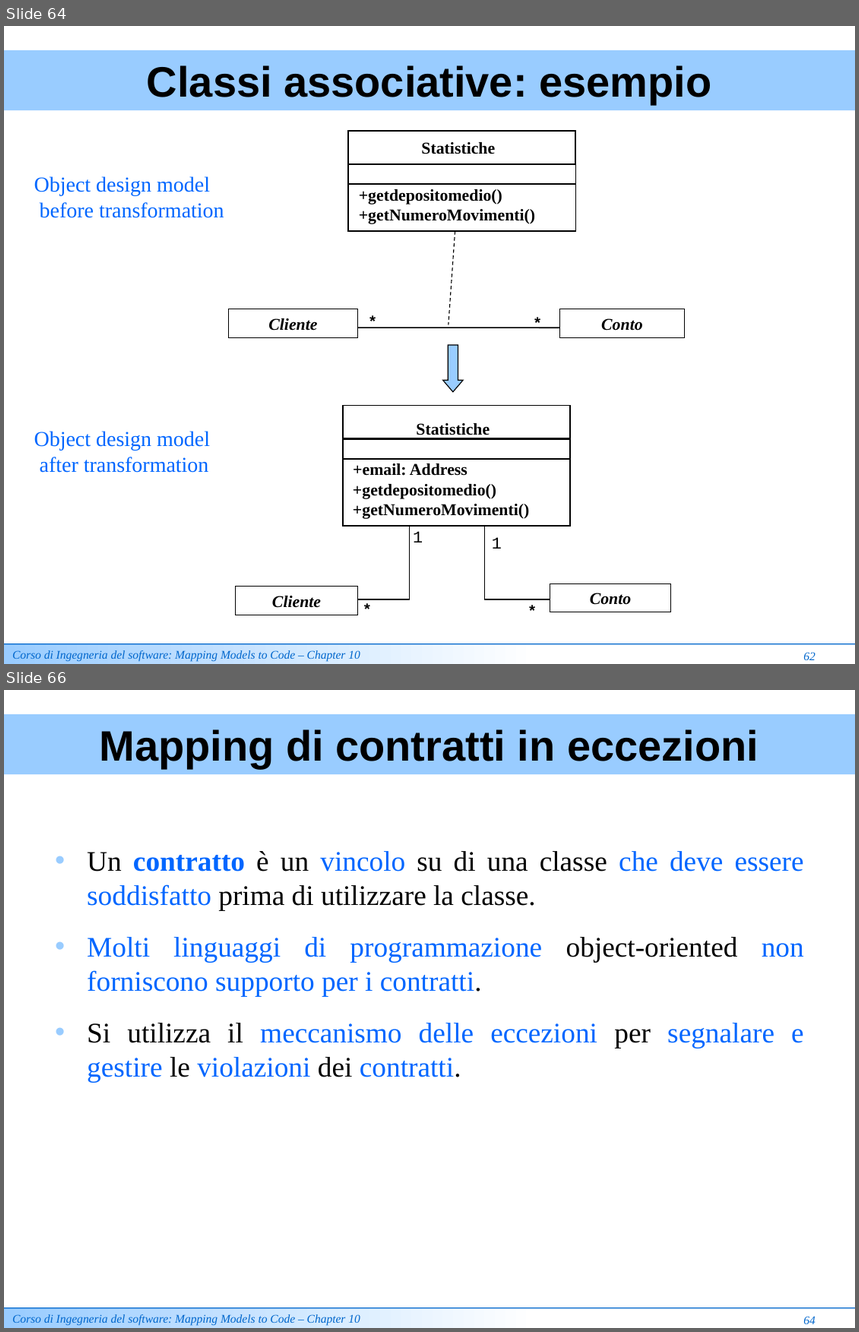
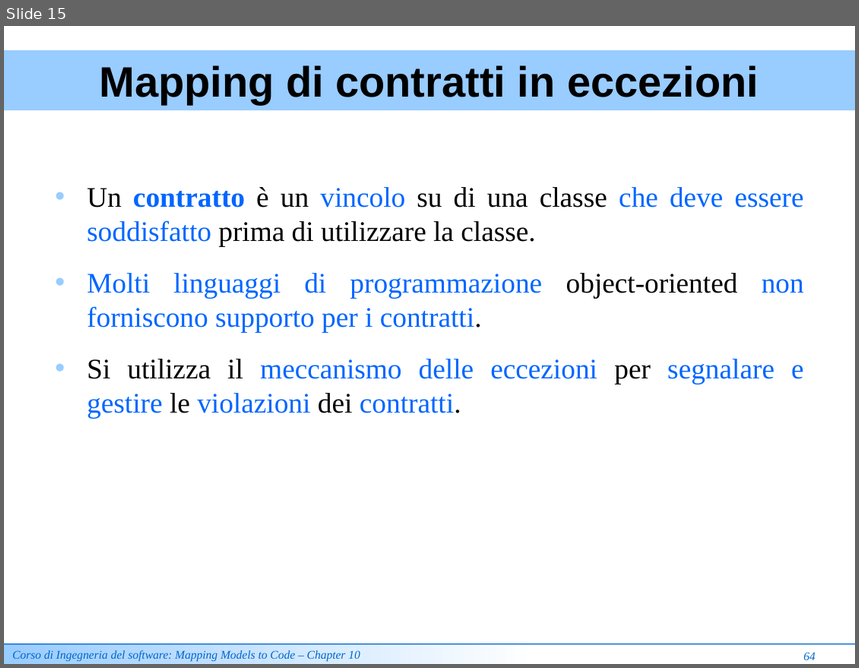
Before and after one commit to ammirate/at-silo, a slide deck: documenti_comuni/Lezione Mapping Models To Code [Review].ppt. Shown one above the other, each under a label of ours: slides 64 and 66 before the commit, slide 15 after it; the slides between them are not shown. The pictures are 859x1332 and 859x668 pixels, drawn with LibreOffice and Linux fonts; fonts in the diff are those of the drawing. Boxes give left, top, right and bottom in pixels: in the first picture for what was removed or moved away, otherwise in the second. Text is boxed around its words. In the diff, an @@ line names an element or a change of style, - is before the commit and + after.

```diff
--- a/documenti_comuni/Lezione Mapping Models To Code [Review].ppt
+++ b/documenti_comuni/Lezione Mapping Models To Code [Review].ppt
@@ slide 64 removed at box(4, 26, 855, 664), background #FFFFFF @@
@@ rectangle removed at box(4, 50, 855, 110) @@
-Classi associative: esempio
@@ rectangle removed at box(348, 131, 576, 164) @@
@@ text removed at box(421, 142, 495, 154) @@
-Statistiche
@@ text removed at box(34, 176, 224, 218) @@
-Object design model
-before transformation
@@ rectangle removed at box(349, 165, 576, 185) @@
@@ rectangle removed at box(349, 184, 576, 231) @@
@@ text removed at box(359, 189, 535, 224) @@
-+getdepositomedio()
-+getNumeroMovimenti()
@@ line removed from (455, 231) to (449, 325) @@
@@ rectangle removed at box(229, 309, 358, 338) @@
-Cliente
@@ text removed at box(368, 312, 378, 331) @@
-*
@@ text removed at box(534, 314, 543, 332) @@
-*
@@ rectangle removed at box(560, 309, 684, 338) @@
-Conto
@@ line removed from (358, 328) to (560, 328) @@
@@ down arrow removed at box(443, 345, 464, 392) @@
@@ text removed at box(34, 431, 210, 473) @@
-Object design model
-after transformation
@@ group removed at box(236, 406, 671, 620): 7 texts, 6 rectangles, 2 freeform shapes @@
-Cliente
-Conto
-Statistiche
-+email: Address
-+getdepositomedio()
-+getNumeroMovimenti()
-*
-*
-1
-1
@@ rectangle removed at box(4, 645, 537, 664) @@
-Corso di Ingegneria del software: Mapping Models to Code – Chapter 10
@@ line removed from (4, 645) to (855, 645) @@
@@ text removed at box(804, 652, 816, 661) @@
-62
@@ what was slide 66 is now slide 15 @@
```
Also in this commit, not shown: 4 slides changed, 50 other slides removed.
